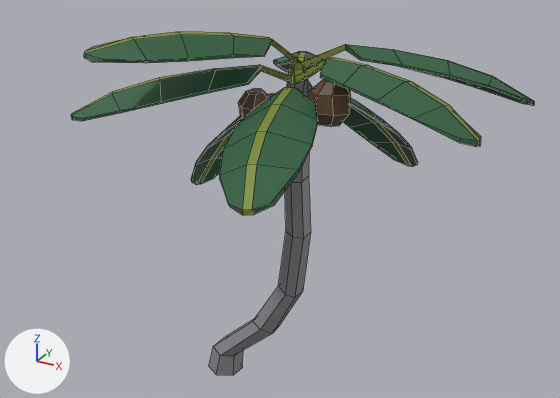
One commit to the FBX model SourceAssets/Trees/coconutPalm/CoconutPalm02.fbx: the scene before it, then after it.
Camera for both pictures: a 50 mm camera at (2.25, -3.38, 2.92) aimed at (0.4, -0.03, 1.24). Every picture has the same lights, and +X, +Y and +Z are marked at lower left. The picture after the commit comes second. Mesh edges are drawn as thin lines.

In view in the first picture: 'Palm2'.
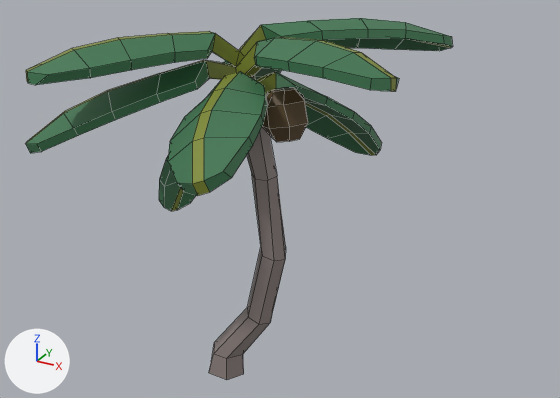
Boxes [x1, y1, x2, y2] around the edits, measured in the pictures (560 x 398 px; the box of a moved part takes in the faces that stretch with it):
'Palm2', reshaped (8% narrower)
    before: [71, 31, 534, 375]
    after: [26, 18, 453, 380]
part 1 of me_bsurfacemesh_004, moved or reshaped (not visible afterwards)
    before: [238, 89, 270, 118]
part 2 of me_bsurfacemesh_004, moved or reshaped
    before: [308, 79, 351, 127]
    after: [262, 88, 308, 142]
part 3 of me_bsurfacemesh_004, rebuilt (8% narrower)
    before: [71, 31, 534, 375]
    after: [26, 18, 453, 380]

What the commit changed:
me_bsurfacemesh_004 is used by ob_palm2; location (0.0, 0.0, 0.0).
me_bsurfacemesh_004 had 477 vertices, 467 faces and spanned x -0.42..1.56, y -0.98..0.83, z 0.0..2.19.
me_bsurfacemesh_004 now has 448 vertices, 441 faces and spans x -0.69..1.1, y -1.0..0.82, z -0.02..2.15.
me_bsurfacemesh_004 part 1: the loose piece of 24 vertices spanning x 0.26..0.43, y -0.24..-0.07, z 1.69..1.87 is multiplied about its middle by the matrix ((1.252, -0.068, -0.255), (0.073, 1.278, 0.021), (0.254, -0.035, 1.254)), then moved by (-0.21, -0.06, -0.13).
me_bsurfacemesh_004 part 2: the loose piece of 24 vertices spanning x 0.58..0.81, y -0.15..0.07, z 1.71..1.94 is multiplied about its middle by the matrix ((1.155, -0.063, -0.232), (0.068, 1.178, 0.019), (0.231, -0.032, 1.157)), then moved by (-0.24, -0.03, -0.09).
me_bsurfacemesh_004 part 3: the loose piece of 405 vertices spanning x -0.42..1.56, y -0.98..0.83, z 0.0..2.19 is rebuilt with 376 vertices and now spans x -0.69..1.1, y -1.0..0.82, z -0.02..2.15.
Other edits to the shape of me_bsurfacemesh_004 do not show in these pictures.
